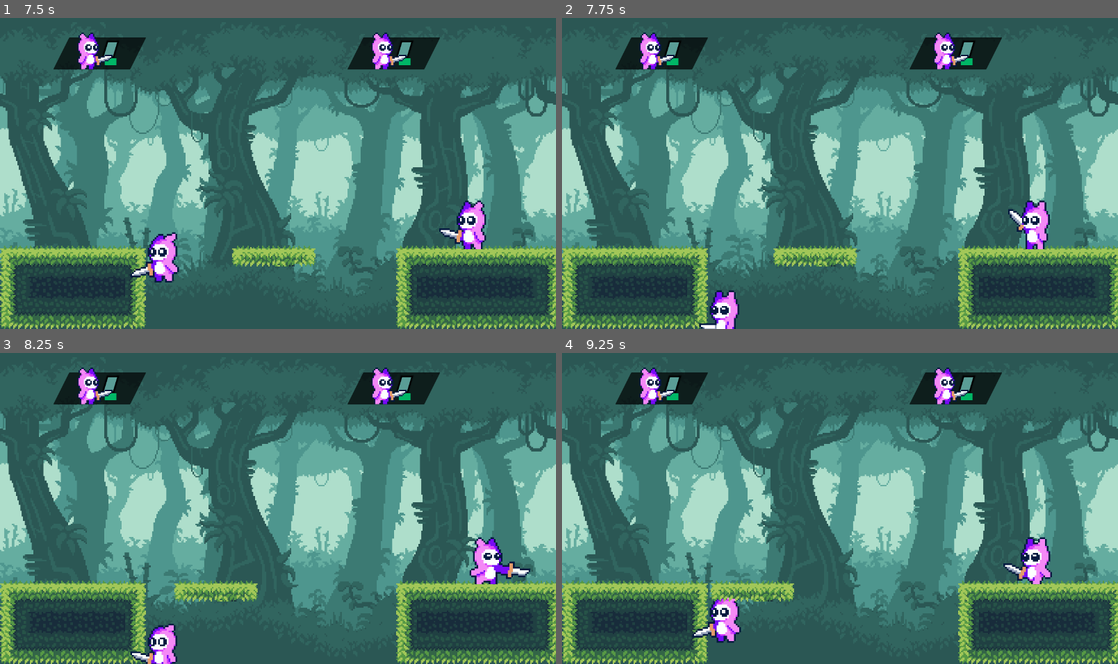
Above: before the commit, frames 1-4 (two rows, left to right).
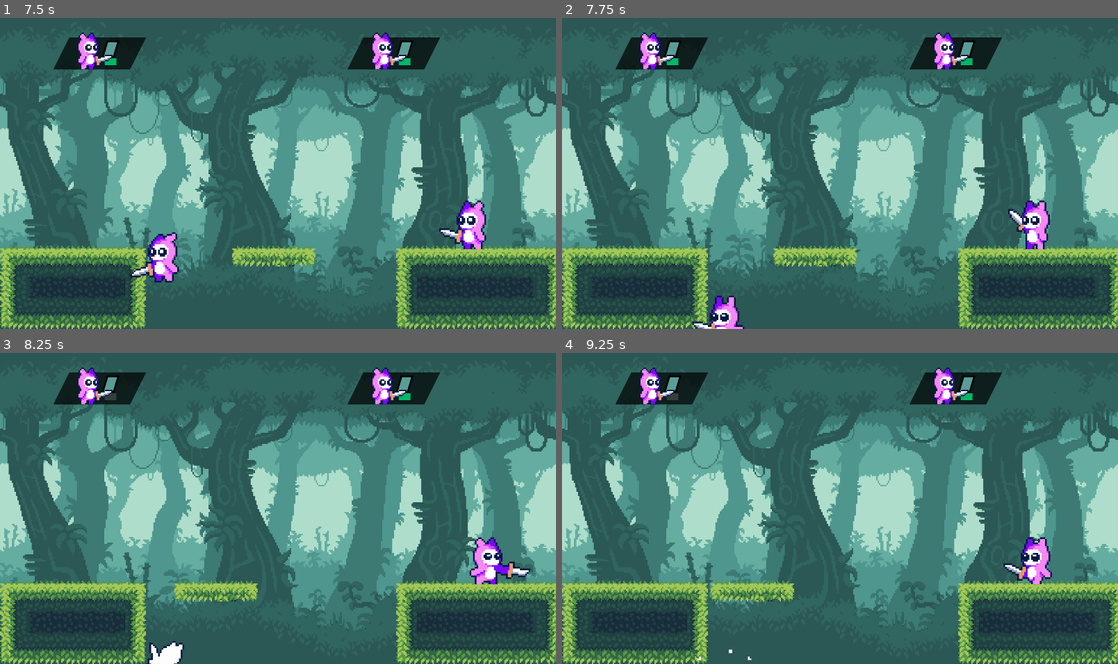
Above: after the commit, the same moments.

Repository: ParmarManthanrajsinh/Godot_4_game_Pookie_Fighters
Game: Godot game, scene res://scene/map3.tscn
The game is run twice, just before and just after one commit, with the same random seed, the same clock (stepped at 60 frames per second) and the same inputs. This scene is started directly instead of the project's main scene.
Inputs:
- Up to frame 1 (7.5 s): hold A (P1_move_right) 0.53-2.03 s; tap S (P1_Attack) at 0.6, 3.6, 6.6 s; tap W (P1_jump) at 0.77, 1.52, 3.02, 3.77, 4.52, 6.02, 6.77 s; tap Down (P2_Attack) at 1.35, 4.35, 7.35 s; hold D (P1_move_left) 2.03-2.78 s; tap Right (P2_move_left) at 2.1, 5.1 s; hold A (P1_move_right) 2.78-4.28 s; tap Left (P2_move_right) at 2.85, 5.85 s; hold D (P1_move_left) 4.28-5.03 s; hold A (P1_move_right) 5.03-5.78 s; hold D (P1_move_left) 5.78-7.28 s; hold A (P1_move_right) from 7.28 s (still down)
- Up to frame 2 (7.75 s): keep holding A (P1_move_right); tap W (P1_jump) at 7.52 s
- Up to frame 3 (8.25 s): keep holding A (P1_move_right); tap Right (P2_move_left) at 8.1 s
- Up to frame 4 (9.25 s): keep holding A (P1_move_right); tap Left (P2_move_right) at 8.85 s; tap W (P1_jump) at 9.02 s

Frame 1 is identical in both runs. In frame 2, 0.5% of the frame differs, in the area x 23-33%, y 87-100%; in frame 3, 0.7%; in frame 4, 0.8%, in the area x 18-35%, y 12-99%.

Commit message:
added KillZ in map 3
also fix the issue of  when player jump on other player .

Diff:
--- /dev/null
+++ b/Script/KillZArea.gd
@@ -0,0 +1,5 @@
+extends Area2D
+
+func _on_body_entered(body):
+	if body.name == "Player1" || body.name == "Player2":
+		body.takedamage(100,0)
--- a/Script/player_1.gd
+++ b/Script/player_1.gd
@@ -156,3 +156,7 @@
 	print(health)
 	velocity.x = d*2000*damage
 	Global.Player1_health = health
+
+func _on_head_body_entered(body):
+	if body.name == "Player2":
+		body.velocity.y = -500
--- a/Script/player_2.gd
+++ b/Script/player_2.gd
@@ -161,3 +161,7 @@
 	print(health)
 	velocity.x = d*2000*damage
 	Global.Player2_health = health
+
+func _on_head_body_entered(body):
+	if body.name == "Player1":
+		body.velocity.y = -500
--- a/scene/map3.tscn
+++ b/scene/map3.tscn
@@ -10,6 +10,7 @@
 [ext_resource type="PackedScene" uid="uid://djssm768ywia6" path="res://scene/player_1.tscn" id="7_h5sht"]
 [ext_resource type="PackedScene" uid="uid://dhvyfiqehmd1v" path="res://scene/player_2.tscn" id="8_w3mtu"]
 [ext_resource type="PackedScene" uid="uid://uh8eyfswa2wk" path="res://scene/player_properties.tscn" id="9_yef68"]
+[ext_resource type="Script" path="res://Script/KillZArea.gd" id="11_4irf3"]
 [ext_resource type="PackedScene" uid="uid://drshl70h7blml" path="res://scene/pause_menu.tscn" id="11_48m41"]
 
 [sub_resource type="TileSetAtlasSource" id="TileSetAtlasSource_d7xaw"]
@@ -1279,9 +1280,10 @@
 }
 script = ExtResource("7_d7trb")
 
-[node name="KillZ" type="StaticBody2D" parent="."]
-
-[node name="collision_shape" type="CollisionShape2D" parent="KillZ"]
+[node name="KillZArea" type="Area2D" parent="."]
+script = ExtResource("11_4irf3")
+
+[node name="collision_shape" type="CollisionShape2D" parent="KillZArea"]
 position = Vector2(632, 824)
 shape = SubResource("RectangleShape2D_0j62c")
 
@@ -1294,3 +1296,5 @@
 anchor_right = 0.5
 anchor_bottom = 0.5
 metadata/_edit_group_ = true
+
+[connection signal="body_entered" from="KillZArea" to="KillZArea" method="_on_body_entered"]
--- a/scene/player_1.tscn
+++ b/scene/player_1.tscn
@@ -48,6 +48,10 @@
 "RESET": SubResource("Animation_whi7t")
 }
 
+[sub_resource type="CapsuleShape2D" id="CapsuleShape2D_ewykn"]
+radius = 8.0
+height = 64.0
+
 [node name="Player1" type="CharacterBody2D"]
 script = ExtResource("1_8mbep")
 
@@ -78,4 +82,12 @@
 wait_time = 1.5
 one_shot = true
 
+[node name="head" type="Area2D" parent="."]
+
+[node name="HitBox" type="CollisionShape2D" parent="head"]
+position = Vector2(64, 64)
+rotation = 1.5708
+shape = SubResource("CapsuleShape2D_ewykn")
+
 [connection signal="body_entered" from="AttackBox" to="." method="_on_attack_box_body_entered"]
+[connection signal="body_entered" from="head" to="." method="_on_head_body_entered"]
--- a/scene/player_2.tscn
+++ b/scene/player_2.tscn
@@ -48,6 +48,10 @@
 "RESET": SubResource("Animation_whi7t")
 }
 
+[sub_resource type="CapsuleShape2D" id="CapsuleShape2D_842iw"]
+radius = 8.0
+height = 64.0
+
 [node name="Player2" type="CharacterBody2D"]
 script = ExtResource("1_i3bn3")
 
@@ -77,4 +81,12 @@
 wait_time = 1.5
 one_shot = true
 
+[node name="head" type="Area2D" parent="."]
+
+[node name="HitBox" type="CollisionShape2D" parent="head"]
+position = Vector2(64, 64)
+rotation = 1.5708
+shape = SubResource("CapsuleShape2D_842iw")
+
 [connection signal="body_entered" from="AttackBox" to="." method="_on_attack_box_body_entered"]
+[connection signal="body_entered" from="head" to="." method="_on_head_body_entered"]
Not shown: 1 places in scene/map3.tscn that only renumber resources
Not shown: 1 places in scene/player_1.tscn that only renumber resources
Not shown: 1 places in scene/player_2.tscn that only renumber resources
